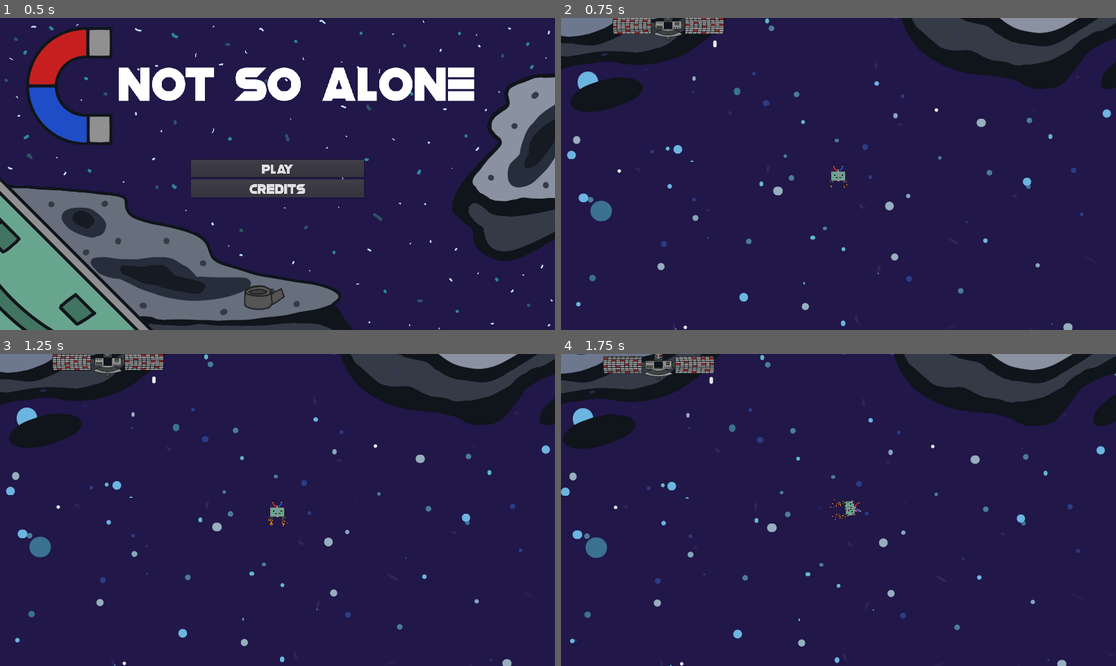
Above: before the commit, frames 1-4 (two rows, left to right).
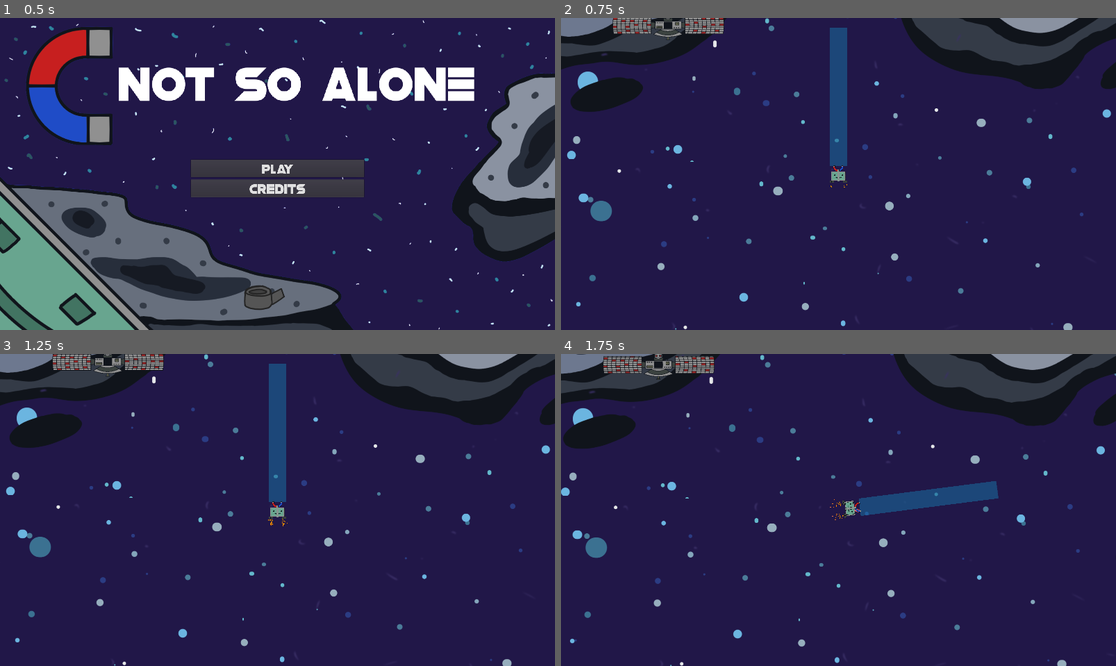
Above: after the commit, the same moments.

Repository: game-jam-team-gut/not-so-lonely
Game: Godot game, scene res://MainMenu.tscn
Same seed, same stepped clock (60 frames per second), same inputs: the game is played once before the commit and once after it.
Inputs (mouse positions are in pixels of both pictures, inside the frame that each line leads up to):
- Up to frame 1 (0.5 s): no input
- Up to frame 2 (0.75 s): click "PLAY" at 0.5 s
- Up to frame 3 (1.25 s): no input
- Up to frame 4 (1.75 s): move the mouse to (960, 494) at 1.27 s; press the mouse at (960, 494) at 1.28 s

Frame 1 is identical in both runs. In frame 2, 1.4% of the frame differs, in the area x 48-52%, y 3-48%; in frame 3, 1.4%; in frame 4, 1.4%, in the area x 53-79%, y 40-52%.

Commit message:
Visible magnetic field

Diff:
--- a/MainMenu.tscn
+++ b/MainMenu.tscn
@@ -32,8 +32,6 @@
 }
 
 [node name="Label" type="Label" parent="VBoxContainer"]
-anchor_top = 0.0469484
-anchor_bottom = 0.0469484
 margin_top = 11.0
 margin_right = 1243.0
 margin_bottom = 201.0
--- a/Space/Barney.tscn
+++ b/Space/Barney.tscn
@@ -1,6 +1,7 @@
-[gd_scene load_steps=9 format=2]
+[gd_scene load_steps=10 format=2]
 
 [ext_resource path="res://Space/Barney/barney.png" type="Texture" id=1]
+[ext_resource path="res://Space/Barney/magnetic_field.png" type="Texture" id=2]
 [ext_resource path="res://Space/Barney/Barney.gd" type="Script" id=4]
 [ext_resource path="res://Space/Barney/CameraControl.gd" type="Script" id=5]
 
@@ -53,6 +54,11 @@
 position = Vector2( 233, -1 )
 shape = SubResource( 1 )
 
+[node name="Sprite" type="Sprite" parent="Rotates/MagneticField"]
+position = Vector2( 232.834, -0.785952 )
+scale = Vector2( 0.00714595, 0.060835 )
+texture = ExtResource( 2 )
+
 [node name="StickingField" type="Area2D" parent="Rotates"]
 
 [node name="CollisionShape2D" type="CollisionShape2D" parent="Rotates/StickingField"]
--- a/Space/Barney/Barney.gd
+++ b/Space/Barney/Barney.gd
@@ -2,7 +2,8 @@
 
 signal robot_sticked(pos)
 
-onready var collisionShape2D = get_node("Rotates/MagneticField/CollisionShape2D")
+onready var magneticFieldcollisionShape2D = get_node("Rotates/MagneticField/CollisionShape2D")
+onready var magneticFieldSprite = get_node("Rotates/MagneticField/Sprite")
 onready var stickedRobotScene = preload("res://Space/StickedRobot.tscn")
 
 export (int) var speed = 200
@@ -46,8 +47,10 @@
 	checkMagneticFieldType()
 
 func updateMagneticFieldSize():
-	collisionShape2D.shape.extents.x += get_viewport().size.x * 0.25 * get_node("Camera2D").zoom.x - collisionShape2D.position.x
-	collisionShape2D.position.x = get_viewport().size.x * 0.25 * get_node("Camera2D").zoom.x
+	magneticFieldcollisionShape2D.shape.extents.x += get_viewport().size.x * 0.25 * get_node("Camera2D").zoom.x - magneticFieldcollisionShape2D.position.x
+	magneticFieldcollisionShape2D.position.x = get_viewport().size.x * 0.25 * get_node("Camera2D").zoom.x
+	magneticFieldSprite.scale.x += (get_viewport().size.x * 0.25 * get_node("Camera2D").zoom.x / 3000) - magneticFieldSprite.scale.x
+	magneticFieldSprite.position.x = get_viewport().size.x * 0.25 * get_node("Camera2D").zoom.x
 
 func checkMagneticFieldContents(delta):
 	if get_node("Rotates/MagneticField").get_overlapping_areas().size() > 0:
Not shown: 3 places in Space/Barney.tscn that only renumber resources
